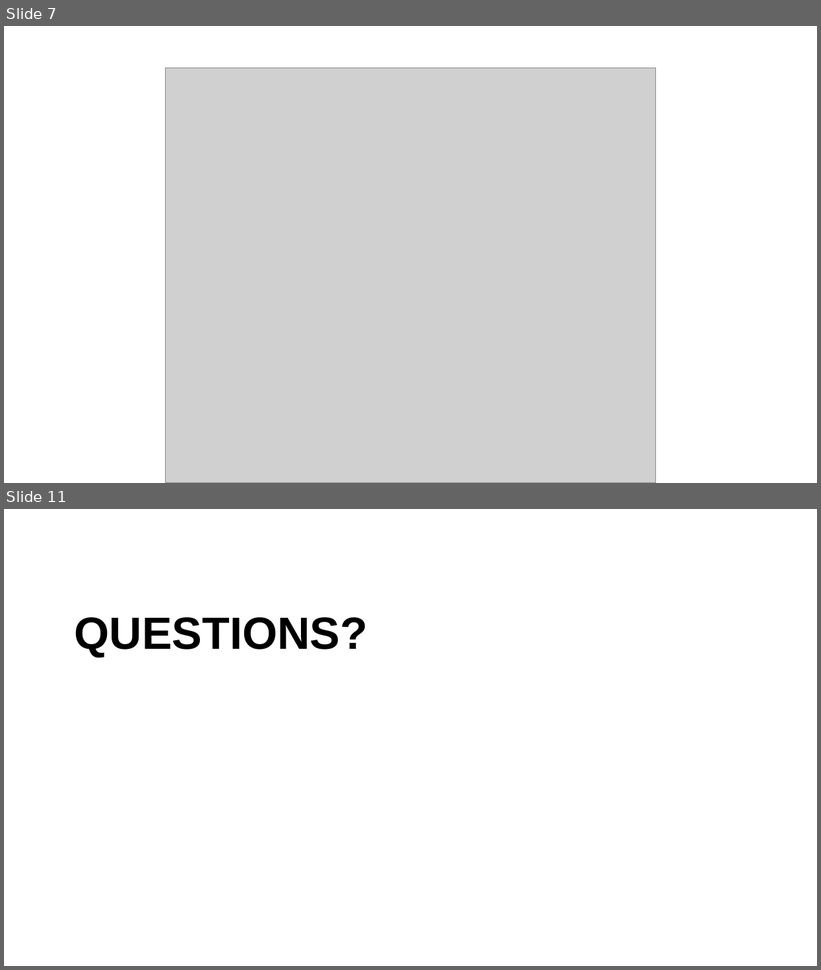
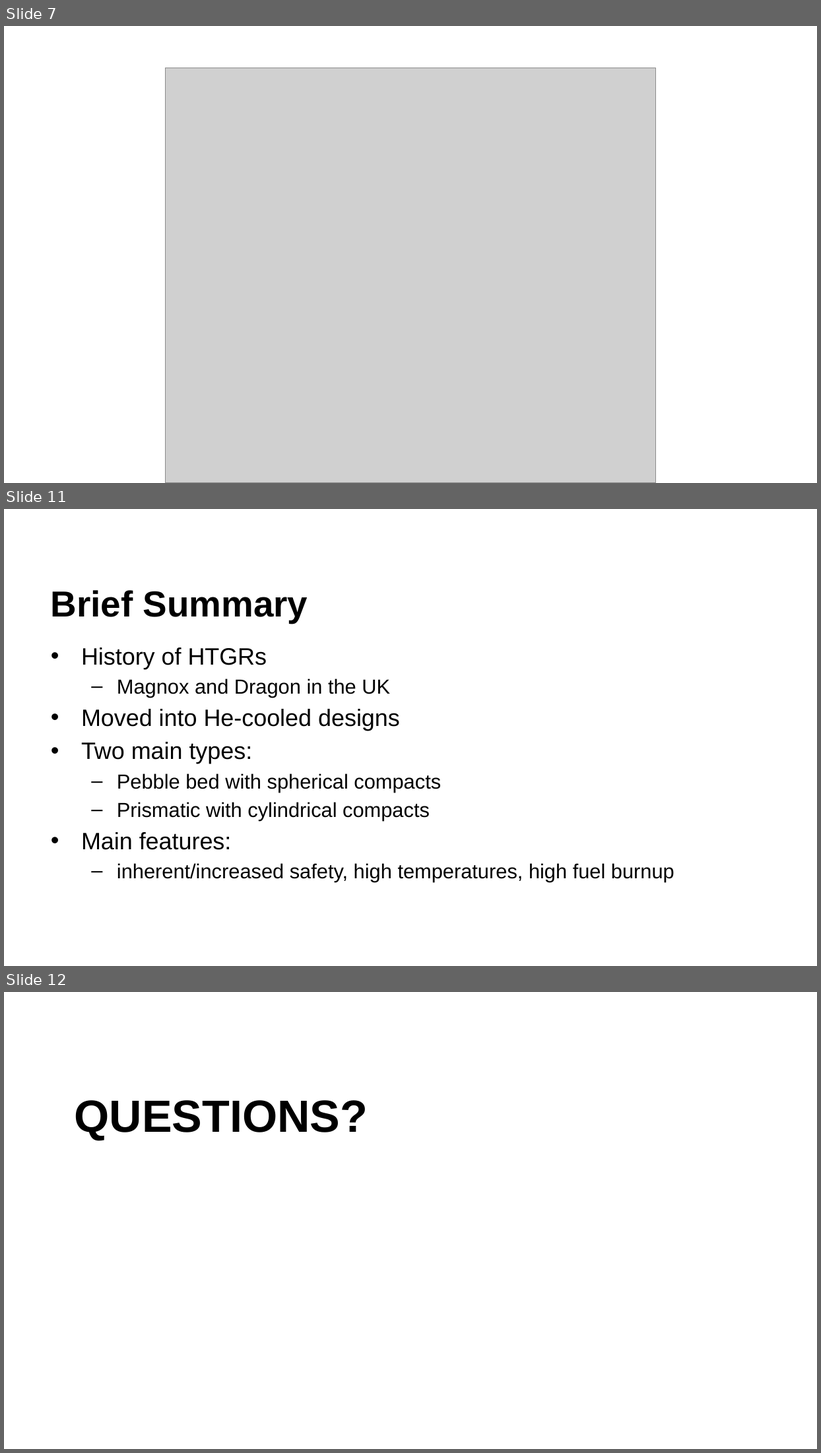
Before and after one commit to benbeeler/TEACHING, a slide deck: Advanced Reactor Materials/Fall2025/Lec2_TRISO.pptx. Shown one above the other, each under a label of ours: slides 7 and 11 before the commit, slides 7, 11 and 12 after it; the slides between them are not shown. The pictures are 821x970 and 821x1453 pixels, drawn with LibreOffice and Linux fonts; fonts in the diff are those of the drawing; grey boxes stand for pictures; background and template pictures are left out. Boxes give left, top, right and bottom in pixels: in the first picture for what was removed or moved away, otherwise in the second. Text is boxed around its words. In the diff, an @@ line names an element or a change of style, - is before the commit and + after.

```diff
--- a/Advanced Reactor Materials/Fall2025/Lec2_TRISO.pptx
+++ b/Advanced Reactor Materials/Fall2025/Lec2_TRISO.pptx
@@ slide 11 added at (4, 509, 817, 966), background #FFFFFF @@
@@ title added at (51, 590, 308, 623), 42.7 pt, text #000000, bold @@
+Brief Summary
@@ text added at (81, 648, 675, 883), 24 pt, text #000000 @@
+• History of HTGRs
+  – Magnox and Dragon in the UK
+• Moved into He-cooled designs
+• Two main types:
+  – Pebble bed with spherical compacts
+  – Prismatic with cylindrical compacts
+• Main features:
+  – inherent/increased safety, high temperatures, high fuel burnup
@@ what was slide 11 is now slide 12 @@
```
Also in this commit, not shown: 7 slides changed, 6 other files.
